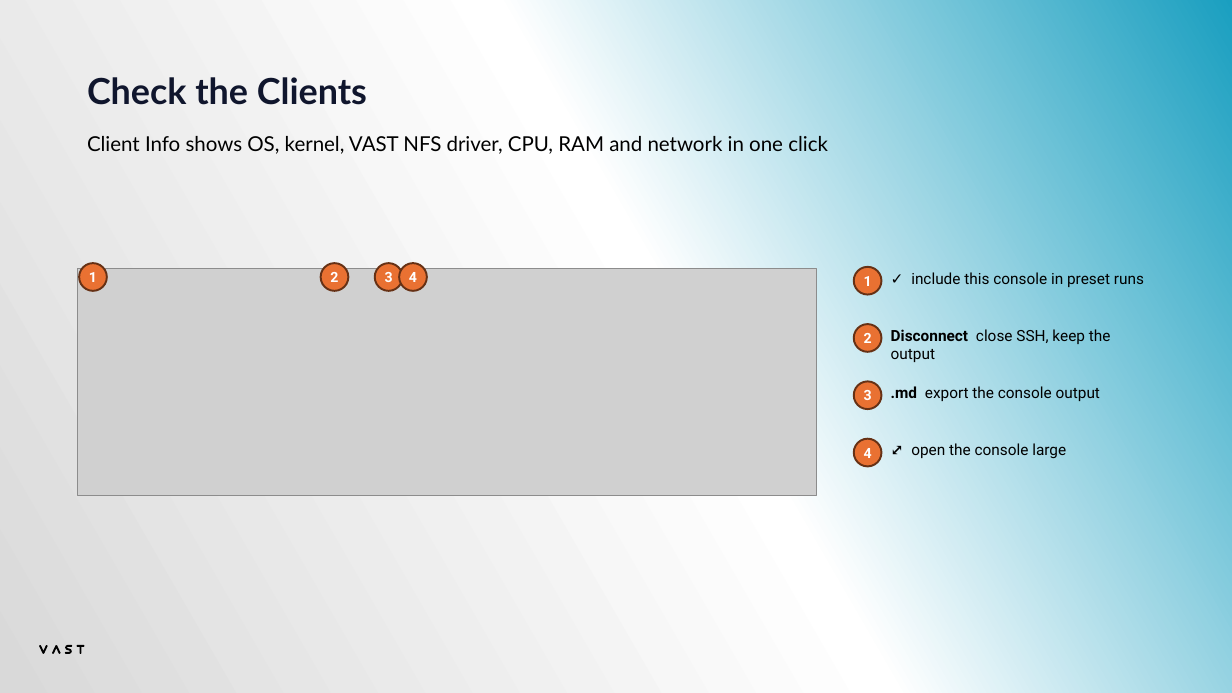
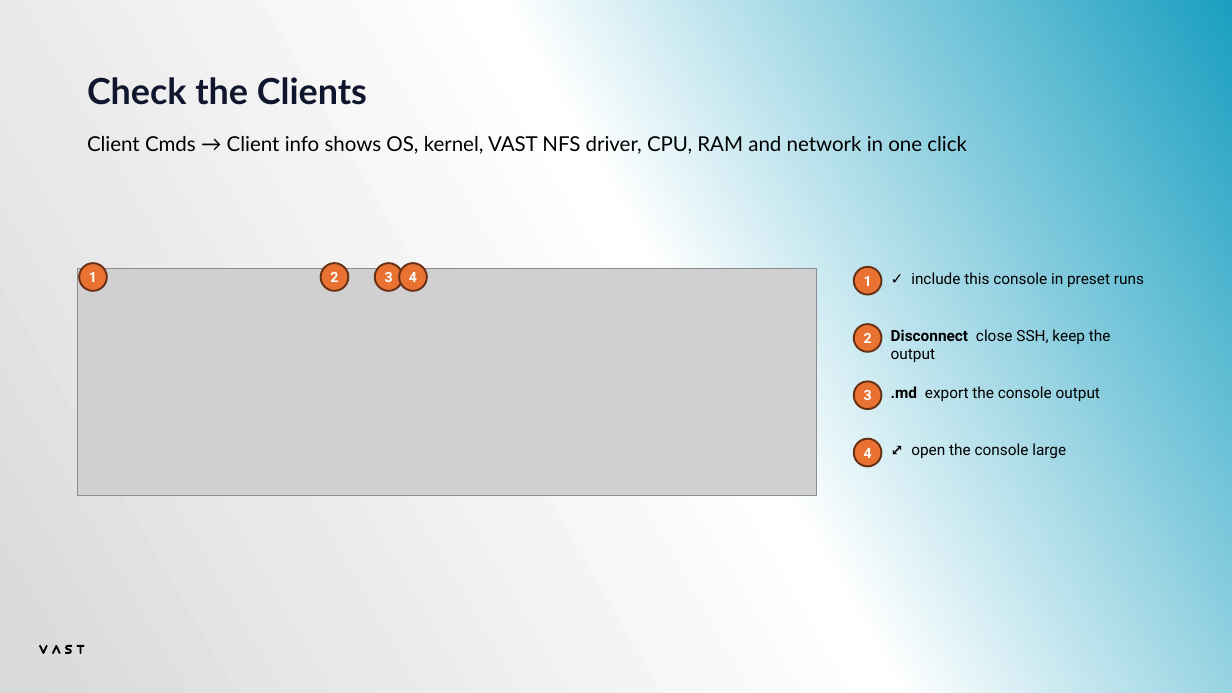
Before and after one commit to alexaung-staryskai/vast-test-automation, a slide deck: slide 14 of VAST Test Bench - Tester Manual.pptx. Drawn at 1232x693 pixels with LibreOffice and Linux fonts; fonts in the diff are those of the drawing; grey boxes stand for pictures. Boxes give left, top, right and bottom in pixels: in the first picture for what was removed or moved away, otherwise in the second. Text is boxed around its words. In the diff, an @@ line names an element or a change of style, - is before the commit and + after.

```diff
--- a/VAST Test Bench - Tester Manual.pptx
+++ b/VAST Test Bench - Tester Manual.pptx
@@ text at box(87, 136, 967, 154): text changed @@
-Client Info shows OS, kernel, VAST NFS driver, CPU, RAM and network in one click
+Client Cmds → Client info shows OS, kernel, VAST NFS driver, CPU, RAM and network in one click
```
Also in this commit, not shown: 5 other slides changed, 1 slide added, 10 other files.
